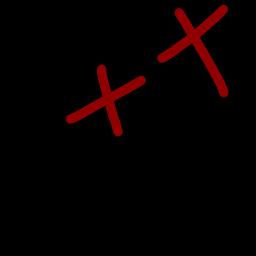
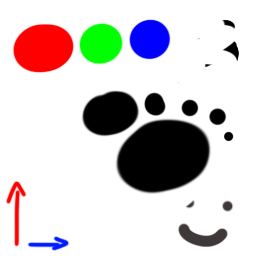
The second (256, 256) image is a revision of the first. Changes to its layers:
hid "Layer 1", painted on it over [0,0,256,256]
painted on "pisssisisisis", masked it over [0,0,256,256]
